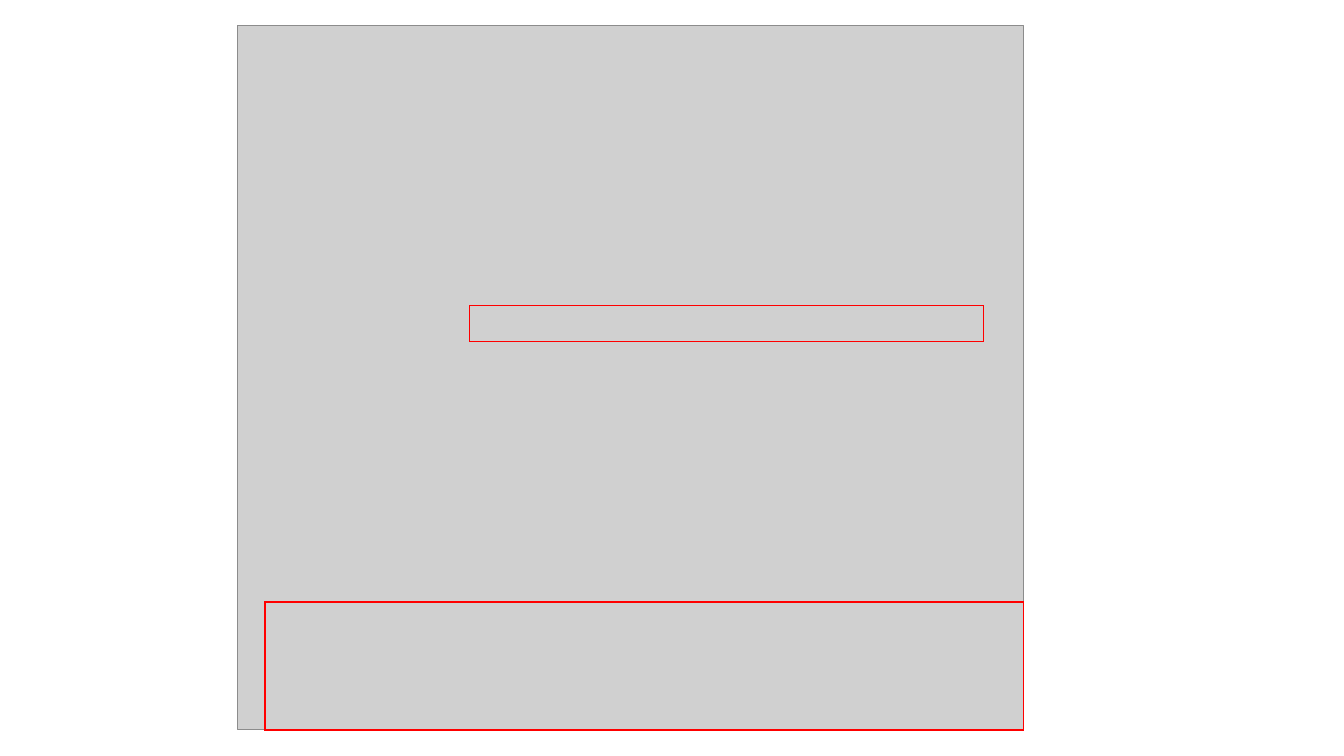
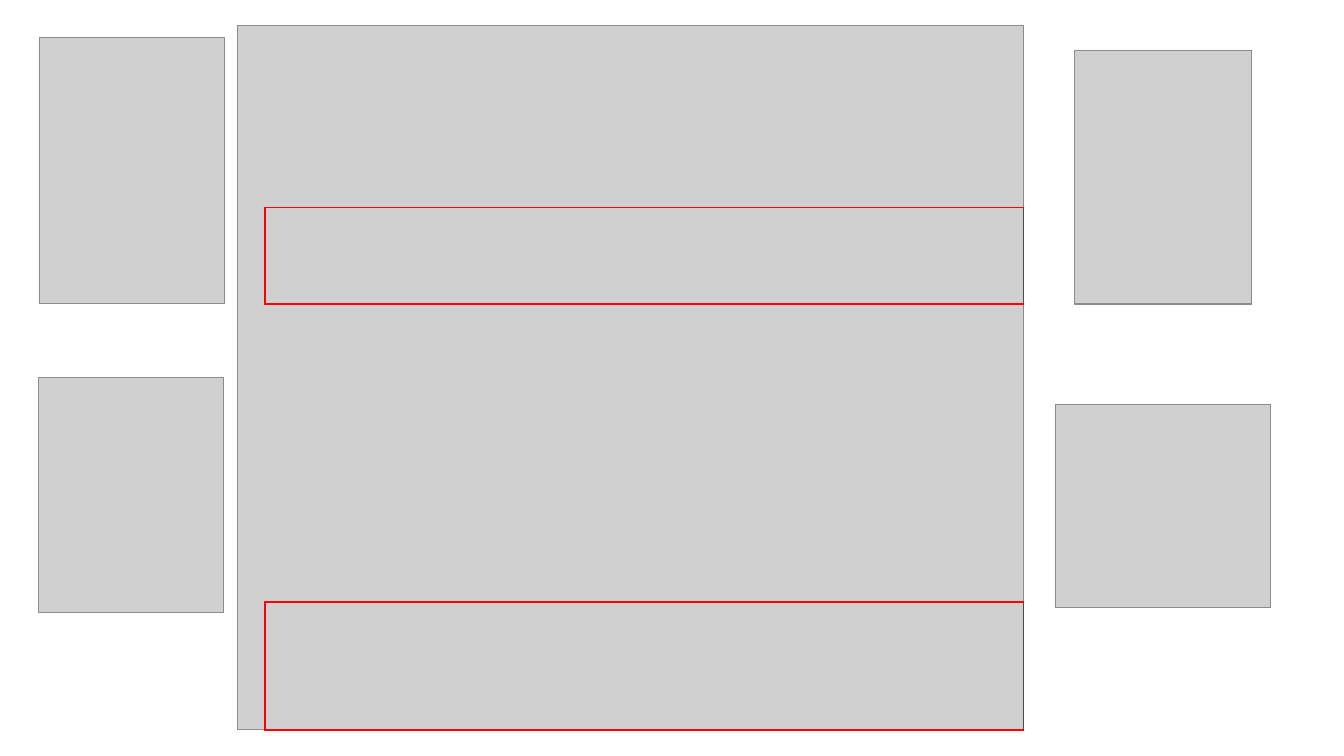
Before and after one commit to zaboltar/zaboltar.github.io, a slide deck: slide 3 of assets uarm/2022 2 UARM Etica PCrit/Arendt - pensar y reflx morales - de la historia a la accion.pptx. Drawn at 1344x756 pixels with LibreOffice and Linux fonts; fonts in the diff are those of the drawing; grey boxes stand for pictures. Boxes give left, top, right and bottom in pixels: in the first picture for what was removed or moved away, otherwise in the second. Text is boxed around its words. In the diff, an @@ line names an element or a change of style, - is before the commit and + after.

```diff
--- a/assets uarm/2022 2 UARM Etica PCrit/Arendt - pensar y reflx morales - de la historia a la accion.pptx
+++ b/assets uarm/2022 2 UARM Etica PCrit/Arendt - pensar y reflx morales - de la historia a la accion.pptx
@@ picture added at [39, 37, 224, 304] @@
@@ picture added at [1075, 50, 1251, 304] @@
@@ rectangle: place and size @@
-rectangle at [470, 306, 984, 342]
+rectangle at [265, 208, 1024, 304]
@@ picture added at [38, 378, 224, 613] @@
@@ picture added at [1056, 404, 1271, 607] @@
```
Also in this commit, not shown: 11 other slides changed, 10 slides added, 10 slides removed.
